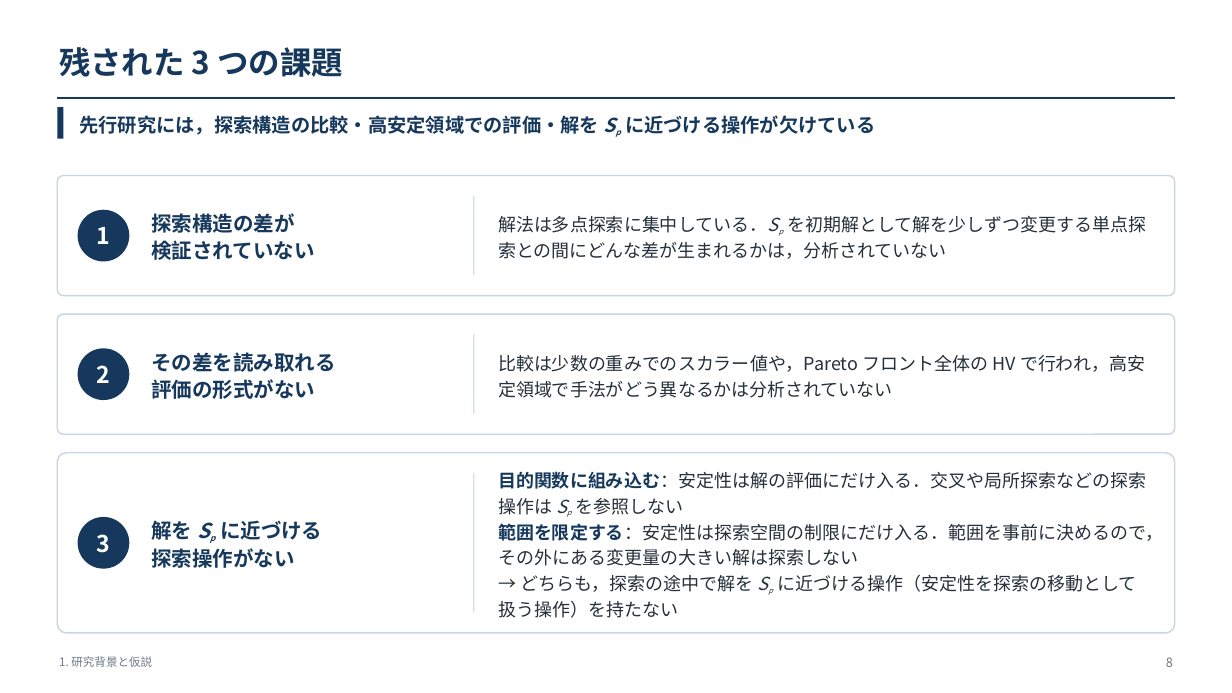
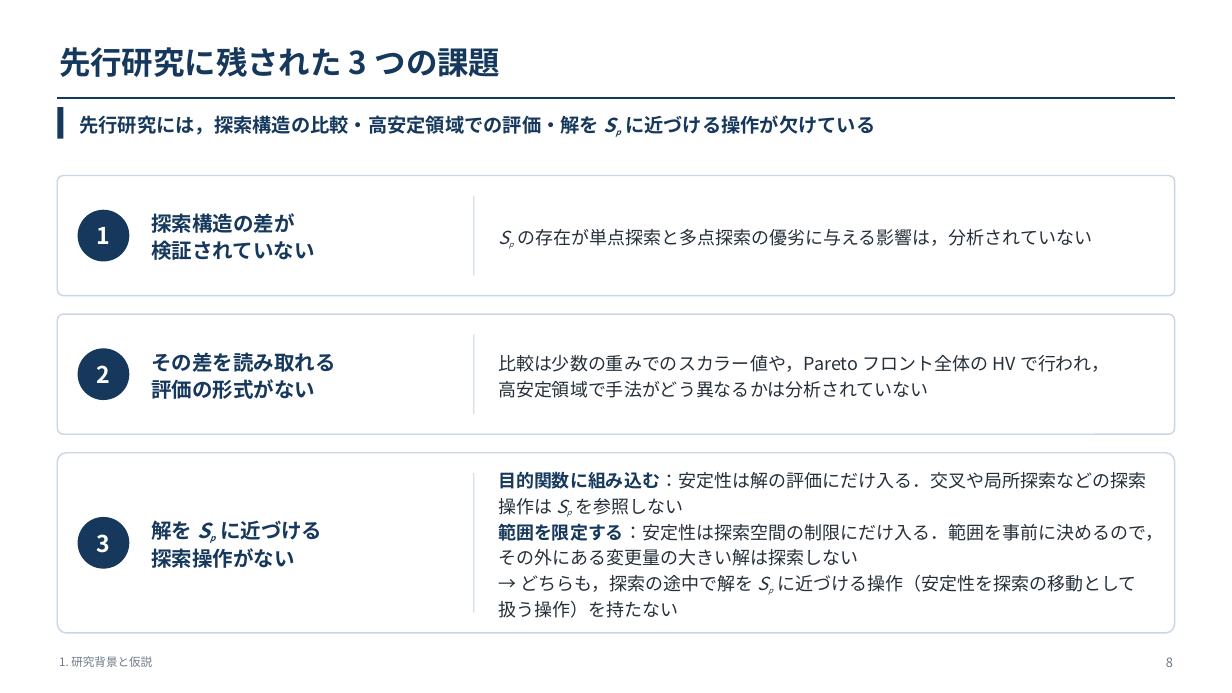
Before and after one commit to kitotakumi/stability_scheduling, a slide deck: slide 8 of doc/presentation_materials/JIMA2026fall_発表.pptx. Drawn at 1232x693 pixels with LibreOffice and Linux fonts; fonts in the diff are those of the drawing. Boxes give left, top, right and bottom in pixels: in the first picture for what was removed or moved away, otherwise in the second. Text is boxed around its words. In the diff, an @@ line names an element or a change of style, - is before the commit and + after.

```diff
--- a/doc/presentation_materials/JIMA2026fall_発表.pptx
+++ b/doc/presentation_materials/JIMA2026fall_発表.pptx
@@ text at [59,47,501,77]: text changed @@
-残された 3 つの課題
+先行研究に残された 3 つの課題
@@ text at [517,229,1092,246]: text changed @@
-解法は多点探索に集中している．Sp を初期解として解を少しずつ変更する単点探索との間にどんな差が生まれるかは，分析されていない
+Sp の存在が単点探索と多点探索の優劣に与える影響は，分析されていない
@@ text at [498,355,1109,398]: text changed @@
-比較は少数の重みでのスカラー値や，Pareto フロント全体の HV で行われ，高安定領域で手法がどう異なるかは分析されていない
+比較は少数の重みでのスカラー値や，Pareto フロント全体の HV で行われ，
+高安定領域で手法がどう異なるかは分析されていない
```
Also in this commit, not shown: 6 other slides changed, 5 other files.
